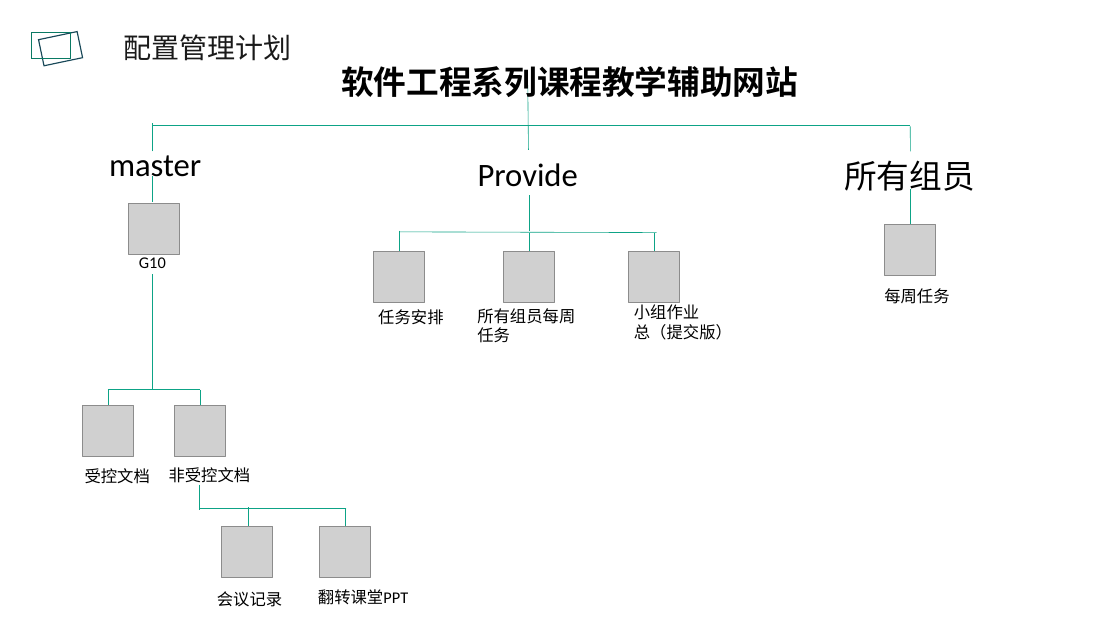
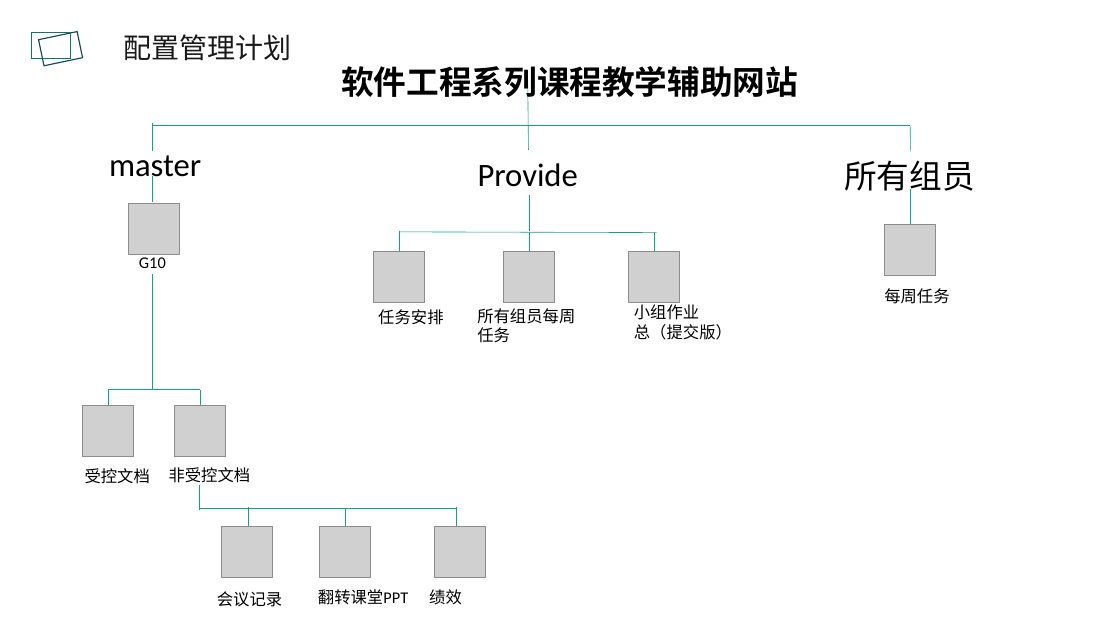
Before and after one commit to PRD2018-G10/TeachingAssistWebsiteProject, a slide deck: slide 52 of 所有组员每周任务/Date1207/PRD2018-G10-需求工程项目计划评审.pptx. Drawn at 1120x630 pixels with LibreOffice and Linux fonts; fonts in the diff are those of the drawing; grey boxes stand for pictures; background and template pictures are left out. Boxes give left, top, right and bottom in pixels: in the first picture for what was removed or moved away, otherwise in the second. Text is boxed around its words. In the diff, an @@ line names an element or a change of style, - is before the commit and + after.

Commit message:
修改了配置管理计划

```diff
--- a/所有组员每周任务/Date1207/PRD2018-G10-需求工程项目计划评审.pptx
+++ b/所有组员每周任务/Date1207/PRD2018-G10-需求工程项目计划评审.pptx
@@ line moved from (346, 508) - (199, 508) to (456, 508) - (199, 508) @@
@@ line added from (456, 507) to (456, 531), #0DA386 0.5 pt @@
@@ picture added at (434, 526, 486, 577) @@
@@ text added at (429, 589, 462, 605), 14 pt, text #000000 @@
+绩效
```
